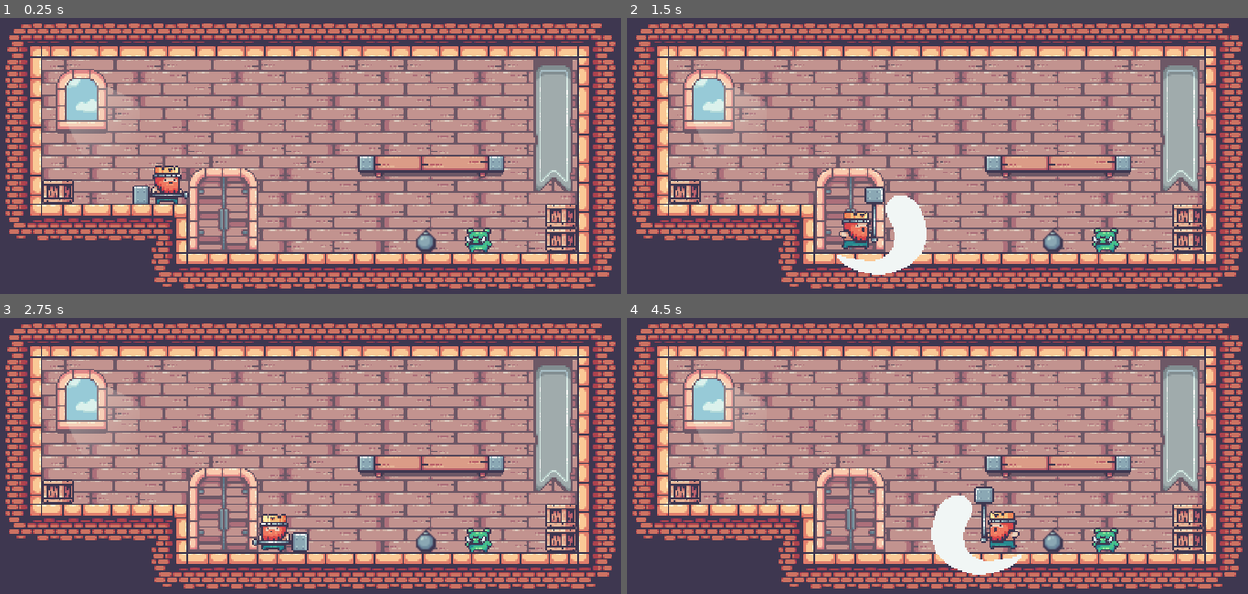
Above: before the commit, frames 1-4 (two rows, left to right).
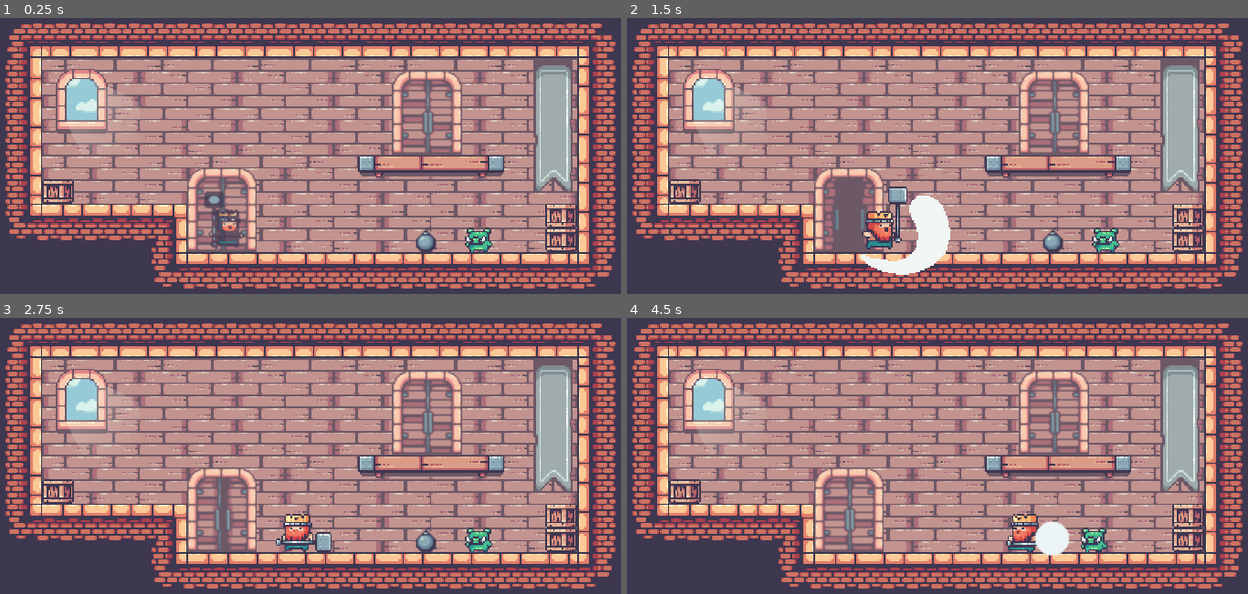
Above: after the commit, the same moments.

Repository: gracelungu/PlatformerGodot2D
Game: Godot game, scene res://Scenes/World.tscn
Same seed, same stepped clock (60 frames per second), same inputs: the game is played once before the commit and once after it.
Inputs:
- Up to frame 1 (0.25 s): no input
- Up to frame 2 (1.5 s): hold D (move_right) from 0.53 s (still down); tap Q (attack) at 0.6, 1.35 s; tap W (jump) at 0.77 s
- Up to frame 3 (2.75 s): tap W (jump) at 1.52 s; release D (move_right) at 2.03 s; hold A (move_left) from 2.03 s (still down); tap Q (attack) at 2.1 s
- Up to frame 4 (4.5 s): release A (move_left) at 2.78 s; hold D (move_right) 2.78-4.28 s; tap Q (attack) at 2.85, 3.6, 4.35 s; tap W (jump) at 3.02, 3.77 s; hold A (move_left) from 4.28 s (still down)

The runs differ from the first frame. In frame 1, 5.1% of the frame differs, in the area x 21-75%, y 19-85%; in frame 2, 7.3%; in frame 3, 5.3%; in frame 4, 7.7%, in the area x 30-80%, y 19-94%.

Commit message:
Add enter and leave scene

Diff:
--- /dev/null
+++ b/Scenes/Door.tscn
@@ -0,0 +1,48 @@
+[gd_scene load_steps=13 format=2]
+
+[ext_resource path="res://Assets/Door/Opening/tile001.png" type="Texture" id=1]
+[ext_resource path="res://Assets/Door/Opening/tile003.png" type="Texture" id=2]
+[ext_resource path="res://Assets/Door/Opening/tile004.png" type="Texture" id=3]
+[ext_resource path="res://Assets/Door/Closing/tile000.png" type="Texture" id=4]
+[ext_resource path="res://Assets/Door/Closing/tile001.png" type="Texture" id=5]
+[ext_resource path="res://Assets/Door/Opening/tile000.png" type="Texture" id=6]
+[ext_resource path="res://Assets/Door/Opening/tile002.png" type="Texture" id=7]
+[ext_resource path="res://Assets/Door/Closing/tile002.png" type="Texture" id=8]
+[ext_resource path="res://Assets/Door/Idle.png" type="Texture" id=9]
+[ext_resource path="res://src/Door.gd" type="Script" id=10]
+
+[sub_resource type="SpriteFrames" id=1]
+animations = [ {
+"frames": [ ExtResource( 6 ), ExtResource( 1 ), ExtResource( 7 ), ExtResource( 2 ), ExtResource( 3 ) ],
+"loop": false,
+"name": "Opening",
+"speed": 5.0
+}, {
+"frames": [ ExtResource( 9 ) ],
+"loop": false,
+"name": "Idle",
+"speed": 0.0
+}, {
+"frames": [ ExtResource( 4 ), ExtResource( 5 ), ExtResource( 8 ) ],
+"loop": false,
+"name": "Closing",
+"speed": 4.0
+} ]
+
+[sub_resource type="RectangleShape2D" id=2]
+extents = Vector2( 8, 21 )
+
+[node name="Door" type="AnimatedSprite"]
+frames = SubResource( 1 )
+animation = "Idle"
+script = ExtResource( 10 )
+
+[node name="Area2D" type="Area2D" parent="."]
+
+[node name="CollisionShape2D" type="CollisionShape2D" parent="Area2D"]
+position = Vector2( 0, 5 )
+shape = SubResource( 2 )
+
+[node name="Timer" type="Timer" parent="."]
+[connection signal="body_entered" from="Area2D" to="." method="_on_door_entered"]
+[connection signal="timeout" from="Timer" to="." method="_on_Timer_timeout"]
--- a/Scenes/Player.tscn
+++ b/Scenes/Player.tscn
@@ -30,13 +30,43 @@
 [ext_resource path="res://Assets/Player/Dead/Intersection 28.png" type="Texture" id=28]
 [ext_resource path="res://Assets/Player/Fall/fall.png" type="Texture" id=29]
 [ext_resource path="res://Assets/Player/Hit/hit.png" type="Texture" id=30]
+[ext_resource path="res://Assets/Player/Door Out/tile002.png" type="Texture" id=31]
+[ext_resource path="res://Assets/Player/Door Out/tile003.png" type="Texture" id=32]
+[ext_resource path="res://Assets/Player/Door Out/tile007.png" type="Texture" id=33]
+[ext_resource path="res://Assets/Player/Door In/tile007.png" type="Texture" id=34]
+[ext_resource path="res://Assets/Player/Door Out/tile004.png" type="Texture" id=35]
+[ext_resource path="res://Assets/Player/Door Out/tile005.png" type="Texture" id=36]
+[ext_resource path="res://Assets/Player/Door Out/tile001.png" type="Texture" id=37]
+[ext_resource path="res://Assets/Player/Door In/tile001.png" type="Texture" id=38]
+[ext_resource path="res://Assets/Player/Door In/tile002.png" type="Texture" id=39]
+[ext_resource path="res://Assets/Player/Door In/tile000.png" type="Texture" id=40]
+[ext_resource path="res://Assets/Player/Door Out/tile000.png" type="Texture" id=41]
+[ext_resource path="res://Assets/Player/Door Out/tile006.png" type="Texture" id=42]
+[ext_resource path="res://Assets/Player/Door In/tile005.png" type="Texture" id=43]
+[ext_resource path="res://Assets/Player/Door In/tile003.png" type="Texture" id=44]
+[ext_resource path="res://Assets/Player/Door In/tile006.png" type="Texture" id=45]
 
-[sub_resource type="SpriteFrames" id=5]
+[sub_resource type="SpriteFrames" id=1]
 animations = [ {
+"frames": [ ExtResource( 41 ), ExtResource( 37 ), ExtResource( 31 ), ExtResource( 32 ), ExtResource( 35 ), ExtResource( 36 ), ExtResource( 42 ), ExtResource( 33 ) ],
+"loop": false,
+"name": "Door Out",
+"speed": 5.0
+}, {
 "frames": [ ExtResource( 16 ), ExtResource( 17 ), ExtResource( 8 ), ExtResource( 9 ), ExtResource( 4 ), ExtResource( 19 ), ExtResource( 20 ), ExtResource( 21 ) ],
 "loop": true,
 "name": "Run",
 "speed": 12.0
+}, {
+"frames": [ ExtResource( 12 ), ExtResource( 11 ), ExtResource( 18 ) ],
+"loop": true,
+"name": "Attack",
+"speed": 6.0
+}, {
+"frames": [ ExtResource( 10 ), ExtResource( 1 ), ExtResource( 28 ), ExtResource( 5 ) ],
+"loop": true,
+"name": "Dead",
+"speed": 3.0
 }, {
 "frames": [ ExtResource( 27 ), ExtResource( 13 ), ExtResource( 14 ), ExtResource( 15 ), ExtResource( 24 ), ExtResource( 7 ), ExtResource( 23 ), ExtResource( 3 ), ExtResource( 6 ), ExtResource( 25 ), ExtResource( 26 ) ],
 "loop": true,
@@ -48,25 +78,20 @@
 "name": "Jump",
 "speed": 0.0
 }, {
-"frames": [ ExtResource( 10 ), ExtResource( 1 ), ExtResource( 28 ), ExtResource( 5 ) ],
-"loop": true,
-"name": "Dead",
-"speed": 3.0
-}, {
 "frames": [ ExtResource( 30 ) ],
 "loop": false,
 "name": "Hit",
 "speed": 0.0
 }, {
-"frames": [ ExtResource( 12 ), ExtResource( 11 ), ExtResource( 18 ) ],
-"loop": true,
-"name": "Attack",
-"speed": 6.0
-}, {
 "frames": [ ExtResource( 29 ) ],
 "loop": false,
 "name": "Fall",
 "speed": 0.0
+}, {
+"frames": [ ExtResource( 40 ), ExtResource( 38 ), ExtResource( 39 ), ExtResource( 44 ), ExtResource( 43 ), ExtResource( 45 ), ExtResource( 34 ) ],
+"loop": true,
+"name": "Door In",
+"speed": 5.0
 } ]
 
 [sub_resource type="RectangleShape2D" id=2]
@@ -82,9 +107,15 @@
 collision_mask = 2
 script = ExtResource( 2 )
 
+[node name="LaunchTimer" type="Timer" parent="."]
+
+[node name="DeafTimer" type="Timer" parent="."]
+
+[node name="LeaveTimer" type="Timer" parent="."]
+
 [node name="AnimatedSprite" type="AnimatedSprite" parent="."]
 position = Vector2( -4, -26 )
-frames = SubResource( 5 )
+frames = SubResource( 1 )
 animation = "Idle"
 
 [node name="CollisionShape2D" type="CollisionShape2D" parent="."]
@@ -97,14 +128,14 @@
 position = Vector2( 0, -24 )
 shape = SubResource( 3 )
 
-[node name="DeafTimer" type="Timer" parent="."]
-
 [node name="EnemyHit" type="Area2D" parent="."]
 
 [node name="CollisionShape2D" type="CollisionShape2D" parent="EnemyHit"]
 position = Vector2( 35, -24 )
 shape = SubResource( 4 )
+[connection signal="timeout" from="LaunchTimer" to="." method="_on_launch_timer_timeout"]
+[connection signal="timeout" from="DeafTimer" to="." method="_on_deafTimer_timeout"]
+[connection signal="timeout" from="LeaveTimer" to="." method="_on_LeaveTimer_timeout"]
 [connection signal="body_entered" from="PigDetector" to="." method="_on_pig_detector_entered"]
-[connection signal="timeout" from="DeafTimer" to="." method="_on_deafTimer_timeout"]
 [connection signal="body_entered" from="EnemyHit" to="." method="_on_EnemyHit_detector_entered"]
 [connection signal="body_exited" from="EnemyHit" to="." method="_on_EnemyHit_detector_exited"]
--- a/Scenes/World.tscn
+++ b/Scenes/World.tscn
@@ -3,7 +3,7 @@
 [ext_resource path="res://Scenes/Pig.tscn" type="PackedScene" id=1]
 [ext_resource path="res://Assets/Tiles/Terrain (32x32).png" type="Texture" id=2]
 [ext_resource path="res://Assets/Tiles/Decorations (32x32).png" type="Texture" id=3]
-[ext_resource path="res://Assets/Stuffs/Door_Idle.png" type="Texture" id=4]
+[ext_resource path="res://Scenes/Door.tscn" type="PackedScene" id=4]
 [ext_resource path="res://Assets/Stuffs/Idle.png" type="Texture" id=5]
 [ext_resource path="res://Scenes/Player.tscn" type="PackedScene" id=6]
 [ext_resource path="res://src/Global.gd" type="Script" id=7]
@@ -374,10 +374,6 @@
 position = Vector2( 272, 86 )
 shape = SubResource( 9 )
 
-[node name="Door" type="Sprite" parent="."]
-position = Vector2( 135, 116 )
-texture = ExtResource( 4 )
-
 [node name="Box" type="StaticBody2D" parent="."]
 
 [node name="Sprite" type="Sprite" parent="Box"]
@@ -408,14 +404,19 @@
 position = Vector2( 357, 120 )
 shape = SubResource( 10 )
 
+[node name="Door2" parent="." instance=ExtResource( 4 )]
+position = Vector2( 134.296, 116.209 )
+
+[node name="Door" parent="." instance=ExtResource( 4 )]
+position = Vector2( 269.219, 52.0941 )
+is_leave_door = true
+
 [node name="Pig" parent="." instance=ExtResource( 1 )]
 position = Vector2( 300.297, 143.642 )
 collision_mask = 2
 
 [node name="Player" parent="." instance=ExtResource( 6 )]
-position = Vector2( 98, 123 )
+position = Vector2( 149.603, 155.798 )
 
 [node name="Bomb" parent="." instance=ExtResource( 8 )]
 position = Vector2( 267.979, 161.044 )
-
-[editable path="Player"]
--- /dev/null
+++ b/src/Door.gd
@@ -0,0 +1,24 @@
+extends AnimatedSprite
+
+export var is_leave_door : bool
+
+onready var door = $"."
+onready var timer = $Timer
+
+signal leave_scene(body)
+
+func _ready():
+	timer.set_wait_time(2.3)
+
+	if !is_leave_door:
+		door.play("Opening")
+		timer.start()
+
+func _on_door_entered(body):
+	if is_leave_door:
+		timer.start()
+		door.play("Opening")
+		emit_signal("leave_scene", body)
+
+func _on_Timer_timeout():
+	door.play("Closing")
--- a/src/Global.gd
+++ b/src/Global.gd
@@ -2,5 +2,8 @@
 
 func _ready():
 	$Player.connect("attack", $Pig, "_on_pig_hit")
+
 	$Bomb.connect("explode", $Player, "_on_entered_bomb")
 	$Bomb.connect("explode", $Pig, "_on_entered_bomb")
+
+	$Door.connect("leave_scene", $Player, "_on_leave_scene")
--- a/src/Player.gd
+++ b/src/Player.gd
@@ -12,19 +12,33 @@
 var dead = false
 var attack_ready = false
 var body_to_hit
+var go = false
+var leaving = false
 
 onready var animatedSprite = $AnimatedSprite
+onready var launchTimer = $LaunchTimer
+onready var leaveTimer = $LeaveTimer
 onready var deafTimer = $DeafTimer
 
 signal attack(body)
 
+func _ready():
+	launchTimer.set_wait_time(1.2);
+	launchTimer.start()
+	animatedSprite.play("Door Out")
+
 func apply_gravity(delta):
 	motion.y += GRAVITY * delta
+
+func can_move():
+	if go and not leaving:
+		return true
+	return false
 
 func move_right_and_left(delta):
 	x_input = Input.get_action_strength("move_right") - Input.get_action_strength("move_left")
 
-	if x_input != 0 and attackTimer == 0 and not dead:
+	if can_move() and x_input != 0 and attackTimer == 0 and not dead:
 		motion.x += x_input * ACCELERATION * delta
 		motion.x = clamp(motion.x, -MAX_SPEED, MAX_SPEED)
 		animatedSprite.flip_h = x_input < 0
@@ -50,7 +64,7 @@
 
 func handle_idle():
 	if is_on_floor():
-		if x_input == 0 and attackTimer == 0 and not dead:
+		if can_move() and x_input == 0 and attackTimer == 0 and not dead:
 			animatedSprite.play("Idle")
 
 func handle_attack():
@@ -63,16 +77,16 @@
 func apply_motion():
 	motion = move_and_slide(motion, Vector2.UP)
 
-func set_deaf_timer():
+func set_deaf_timer(time):
 	dead = true
 	animatedSprite.play("Dead")
 
-	deafTimer.set_wait_time(1)
+	deafTimer.set_wait_time(time)
 	deafTimer.start()
 
 func _on_pig_detector_entered(body):
 	if body.name == "Pig":
-		set_deaf_timer()
+		set_deaf_timer(1)
 
 func _on_EnemyHit_detector_entered(body):
 	if body.name == "Pig":
@@ -88,10 +102,18 @@
 
 func _on_entered_bomb(body):
 	if body.name == "Player":
-		set_deaf_timer()
+		set_deaf_timer(1)
 
 func _on_deafTimer_timeout():
 	get_tree().reload_current_scene()
+
+func _on_leave_scene(body):
+	if body.name == "Player":
+		leaving = true
+		leaveTimer.set_wait_time(1.2);
+		leaveTimer.start()
+
+		animatedSprite.play("Door In")
 
 func _physics_process(delta):
 	apply_gravity(delta)
@@ -102,3 +124,10 @@
 	handle_hit_enemy()
 
 	apply_motion()
+
+
+func _on_launch_timer_timeout():
+	go = true
+
+func _on_LeaveTimer_timeout():
+	get_tree().reload_current_scene()
Binary file added: Assets/Door/Closing/tile000.png
Binary file added: Assets/Door/Closing/tile001.png
Binary file added: Assets/Door/Closing/tile002.png
Binary file added: Assets/Door/Idle.png
Binary file added: Assets/Door/Opening/tile000.png
Binary file added: Assets/Door/Opening/tile001.png
Binary file added: Assets/Door/Opening/tile002.png
Binary file added: Assets/Door/Opening/tile003.png
Binary file added: Assets/Door/Opening/tile004.png
Binary file added: Assets/Player/Door In/tile000.png
Binary file added: Assets/Player/Door In/tile001.png
Binary file added: Assets/Player/Door In/tile002.png
(and 17 more such lines)
